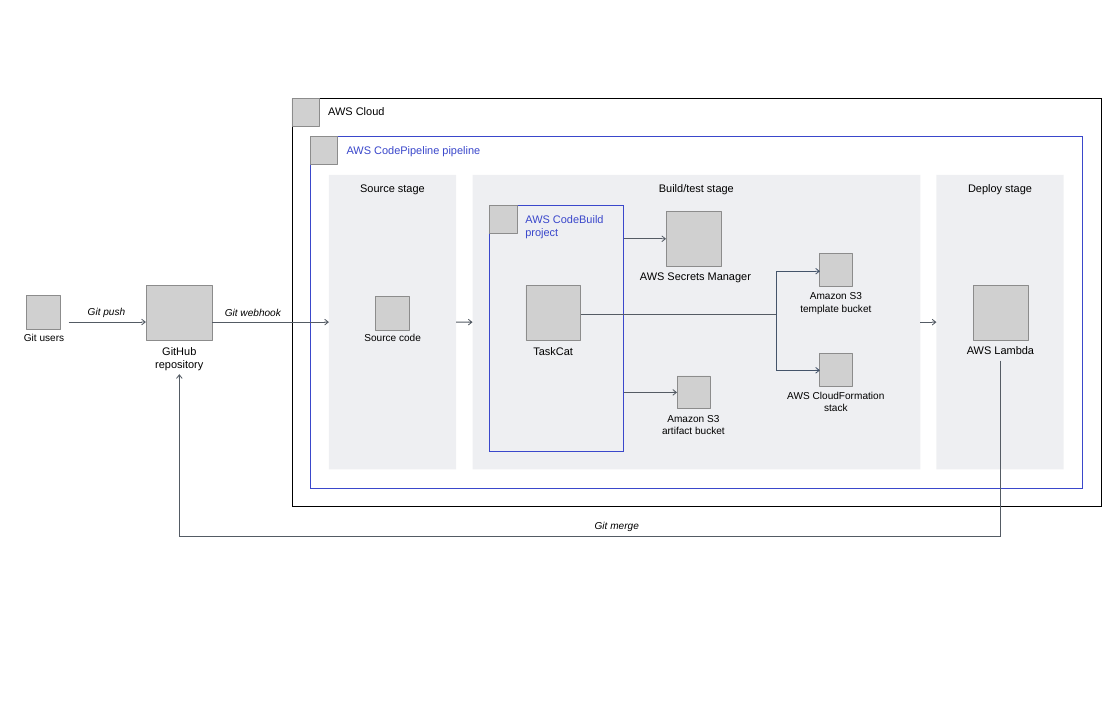
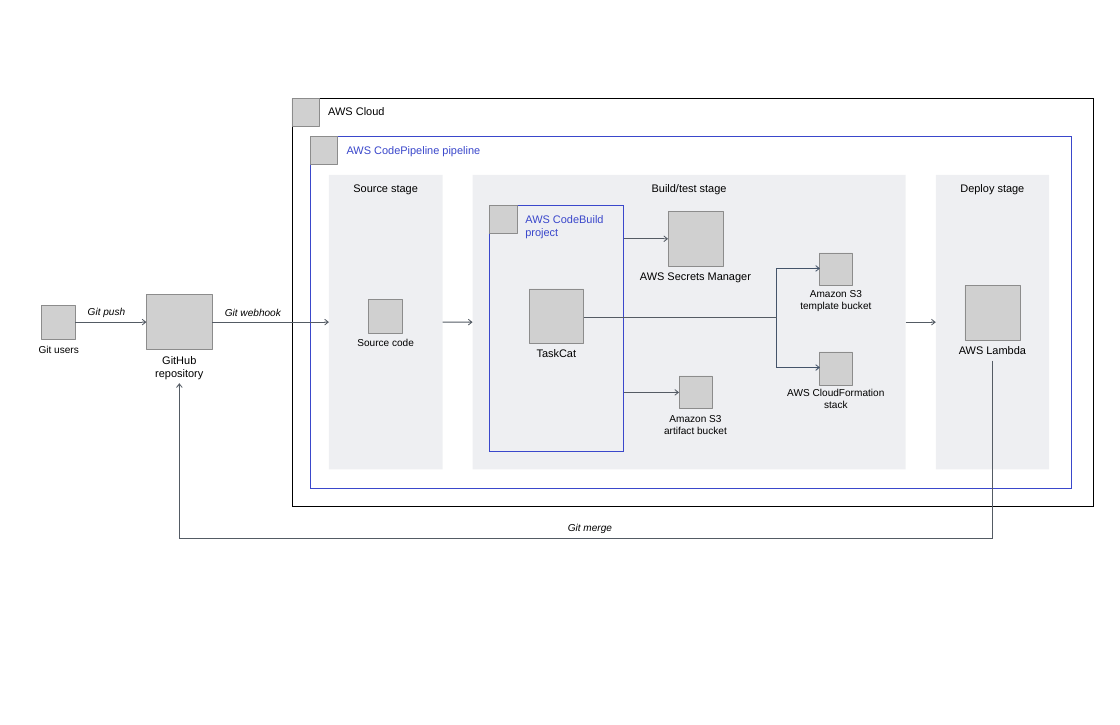
Before and after one commit to aws-quickstart/quickstart-taskcat-ci, a slide deck: slide 1 of docs/deployment_guide/images/architecture_diagram.pptx. Drawn at 1120x725 pixels with LibreOffice and Linux fonts; fonts in the diff are those of the drawing; grey boxes stand for pictures. Boxes give left, top, right and bottom in pixels: in the first picture for what was removed or moved away, otherwise in the second. Text is boxed around its words. In the diff, an @@ line names an element or a change of style, - is before the commit and + after.

```diff
--- a/docs/deployment_guide/images/architecture_diagram.pptx
+++ b/docs/deployment_guide/images/architecture_diagram.pptx
@@ rectangle "AWS Cloud": place and size @@
-rectangle "AWS Cloud" at bbox=[292, 98, 1101, 507]
+rectangle "AWS Cloud" at bbox=[292, 98, 1093, 507]
@@ rectangle "AWS CodePipeline pipeline": place and size @@
-rectangle "AWS CodePipeline pipeline" at bbox=[310, 136, 1082, 488]
+rectangle "AWS CodePipeline pipeline" at bbox=[310, 136, 1071, 488]
@@ rectangle "Source stage": place and size @@
-rectangle "Source stage" at bbox=[329, 175, 456, 469]
+rectangle "Source stage" at bbox=[329, 175, 442, 469]
@@ rectangle "Build/test stage": place and size @@
-rectangle "Build/test stage" at bbox=[472, 175, 920, 469]
+rectangle "Build/test stage" at bbox=[472, 175, 905, 469]
@@ rectangle "Deploy stage": place and size @@
-rectangle "Deploy stage" at bbox=[936, 175, 1063, 469]
+rectangle "Deploy stage" at bbox=[936, 175, 1049, 469]
@@ freeform shape at bbox=[777, 268, 820, 367]: outline redrawn @@
@@ picture: place and size @@
-picture at bbox=[146, 285, 212, 340]
+picture at bbox=[146, 294, 212, 349]
@@ picture: place and size @@
-picture at bbox=[376, 296, 409, 329]
+picture at bbox=[369, 299, 403, 333]
@@ picture: place and size @@
-picture at bbox=[526, 285, 580, 340]
+picture at bbox=[529, 289, 584, 343]
@@ picture: place and size @@
-picture at bbox=[974, 285, 1028, 340]
+picture at bbox=[965, 285, 1020, 340]
@@ picture: place and size @@
-picture at bbox=[27, 296, 61, 329]
+picture at bbox=[42, 305, 75, 339]
@@ arrow moved from (69, 322) - (146, 322) to (75, 322) - (146, 322) @@
@@ arrow moved from (456, 322) - (472, 322) to (443, 322) - (472, 322) @@
@@ arrow moved from (920, 322) - (936, 322) to (906, 322) - (936, 322) @@
@@ text "Git users": place and size @@
-text "Git users" at bbox=[24, 334, 65, 341]
+text "Git users" at bbox=[39, 345, 79, 353]
@@ text "GitHub": place and size @@
-text "GitHub" at bbox=[155, 347, 203, 370]
+text "GitHub" at bbox=[155, 356, 203, 379]
@@ text "Source code": place and size @@
-text "Source code" at bbox=[364, 334, 421, 341]
+text "Source code" at bbox=[357, 339, 414, 346]
@@ text "TaskCat": place and size @@
-text "TaskCat" at bbox=[533, 347, 573, 355]
+text "TaskCat" at bbox=[537, 349, 577, 357]
@@ text "AWS Lambda": place and size @@
-text "AWS Lambda" at bbox=[967, 346, 1034, 354]
+text "AWS Lambda" at bbox=[959, 346, 1026, 354]
@@ elbow arrow moved from (1001, 360) - (179, 374) to (992, 360) - (179, 383) @@
@@ text "Git merge": place and size @@
-text "Git merge" at bbox=[595, 521, 639, 531]
+text "Git merge" at bbox=[568, 523, 612, 533]
```
Also in this commit, not shown: 1 slide added, 3 other files.
